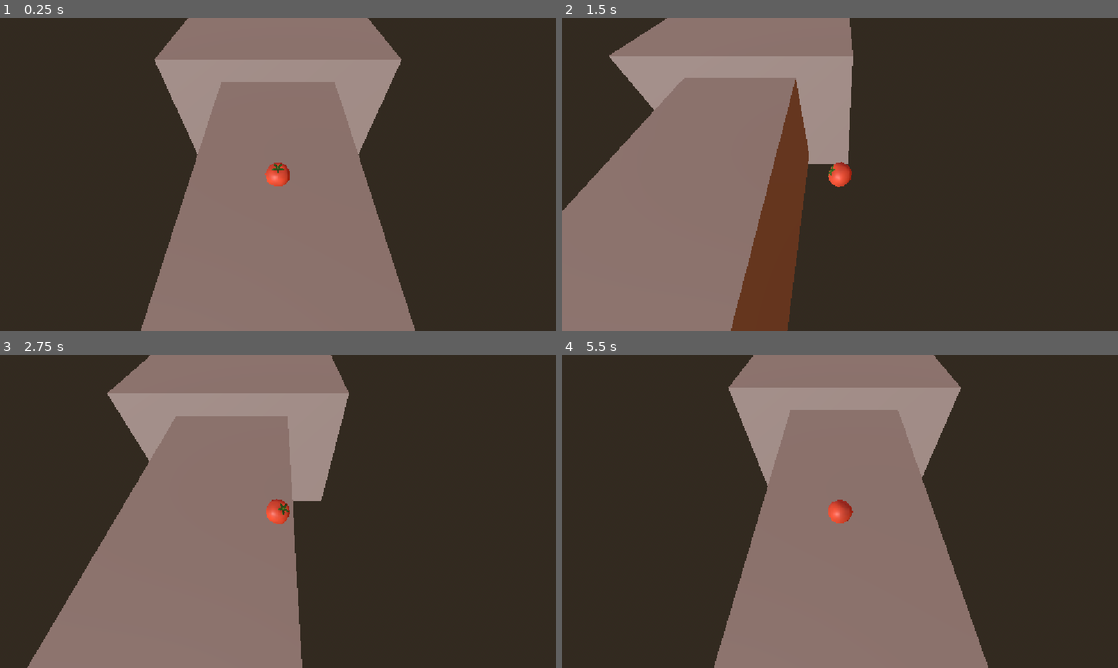
Above: before the commit, frames 1-4 (two rows, left to right).
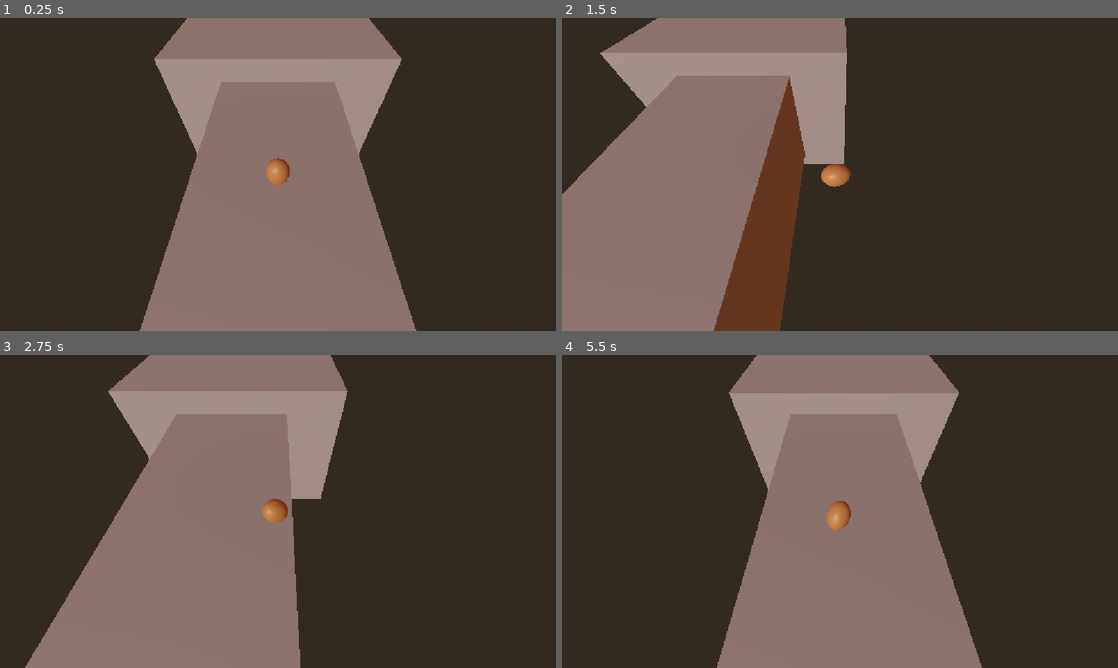
Above: after the commit, the same moments.

Repository: DestroyerMob/rolypoly
Game: Godot game, scene res://scenes/hole_one.tscn
Same seed, same stepped clock (60 frames per second), same inputs: the game is played once before the commit and once after it. This scene is started directly instead of the project's main scene.
Inputs:
- Up to frame 1 (0.25 s): no input
- Up to frame 2 (1.5 s): tap Enter at 0.5 s; hold D (right) 0.53-1.28 s; tap Space (jump) at 0.77 s; hold S (backward) from 1.28 s (still down)
- Up to frame 3 (2.75 s): tap Space (jump) at 1.52 s; release S (backward) at 2.03 s; hold D (right) from 2.03 s (still down)
- Up to frame 4 (5.5 s): release D (right) at 2.78 s; hold W (forward) 2.78-3.53 s; tap Space (jump) at 3.02, 3.77, 4.52 s; hold A (left) 3.53-5.03 s; hold S (backward) from 5.03 s (still down)

The runs differ from the first frame. In frame 1, 0.6% of the frame differs, in the area x 25-75%, y 0-100%; in frame 2, 5.2%, in the area x 0-53%, y 0-100%; in frame 3, 1.4%; in frame 4, 2.5%.

Commit message:
Added egg as ball type

Diff:
--- /dev/null
+++ b/packed_scenes/player_egg.tscn
@@ -0,0 +1,19 @@
+[gd_scene format=3 uid="uid://dkmlansq43ews"]
+
+[ext_resource type="PackedScene" uid="uid://djiilbxcqnx2h" path="res://packed_scenes/player.tscn" id="1_fyi5p"]
+[ext_resource type="PackedScene" uid="uid://ch3gwcp33g4o" path="res://models/vegetables/egg/egg.glb" id="2_57pk1"]
+
+[sub_resource type="CapsuleShape3D" id="CapsuleShape3D_57pk1"]
+height = 1.3
+
+[node name="Player" unique_id=1887833892 instance=ExtResource("1_fyi5p")]
+
+[node name="CollisionShape3D" parent="." index="0" unique_id=181200873]
+transform = Transform3D(1, 0, 0, 0, 1, 0, 0, 0, 1, 0, 0.21113563, 0)
+shape = SubResource("CapsuleShape3D_57pk1")
+
+[node name="MeshInstance3D" parent="CollisionShape3D" index="0" unique_id=1398664333]
+visible = false
+
+[node name="egg" parent="CollisionShape3D" index="1" unique_id=92104476 instance=ExtResource("2_57pk1")]
+transform = Transform3D(0.35, 0, 0, 0, 0.35, 0, 0, 0, 0.35, 0, 0.020210385, 0)
--- a/scenes/hole_one.tscn
+++ b/scenes/hole_one.tscn
@@ -2,7 +2,7 @@
 
 [ext_resource type="PackedScene" uid="uid://13eepn7as43i" path="res://scenes/death_zone.tscn" id="1_ljh47"]
 [ext_resource type="Script" uid="uid://djp4yg53u5qk6" path="res://scripts/camera.gd" id="2_eanlv"]
-[ext_resource type="PackedScene" uid="uid://ludy2gtx25yy" path="res://packed_scenes/player_tomato.tscn" id="3_eanlv"]
+[ext_resource type="PackedScene" uid="uid://dkmlansq43ews" path="res://packed_scenes/player_egg.tscn" id="3_eanlv"]
 [ext_resource type="PackedScene" uid="uid://bb3evr04ihd2t" path="res://scenes/flag_hole.tscn" id="4_flghl"]
 
 [sub_resource type="BoxShape3D" id="BoxShape3D_vtqdj"]
Binary file added: models/vegetables/egg/egg.glb
Not shown, added: models/vegetables/egg/egg.glb.import
